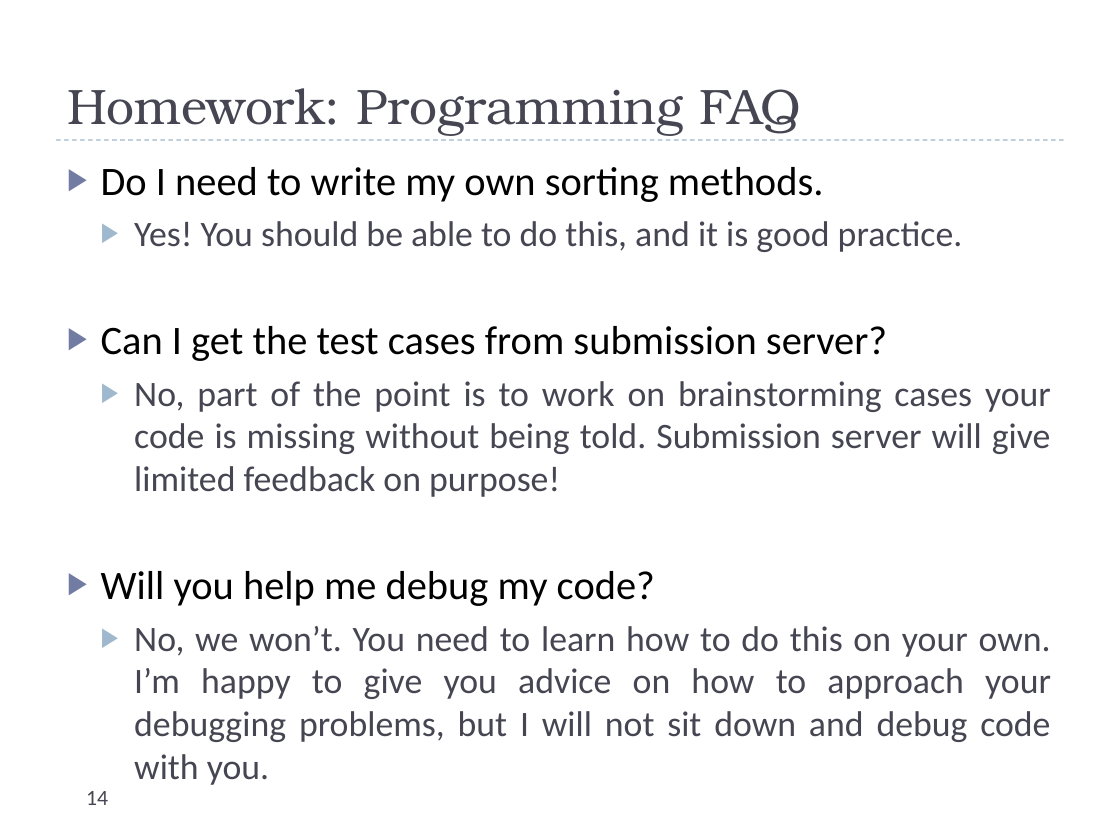
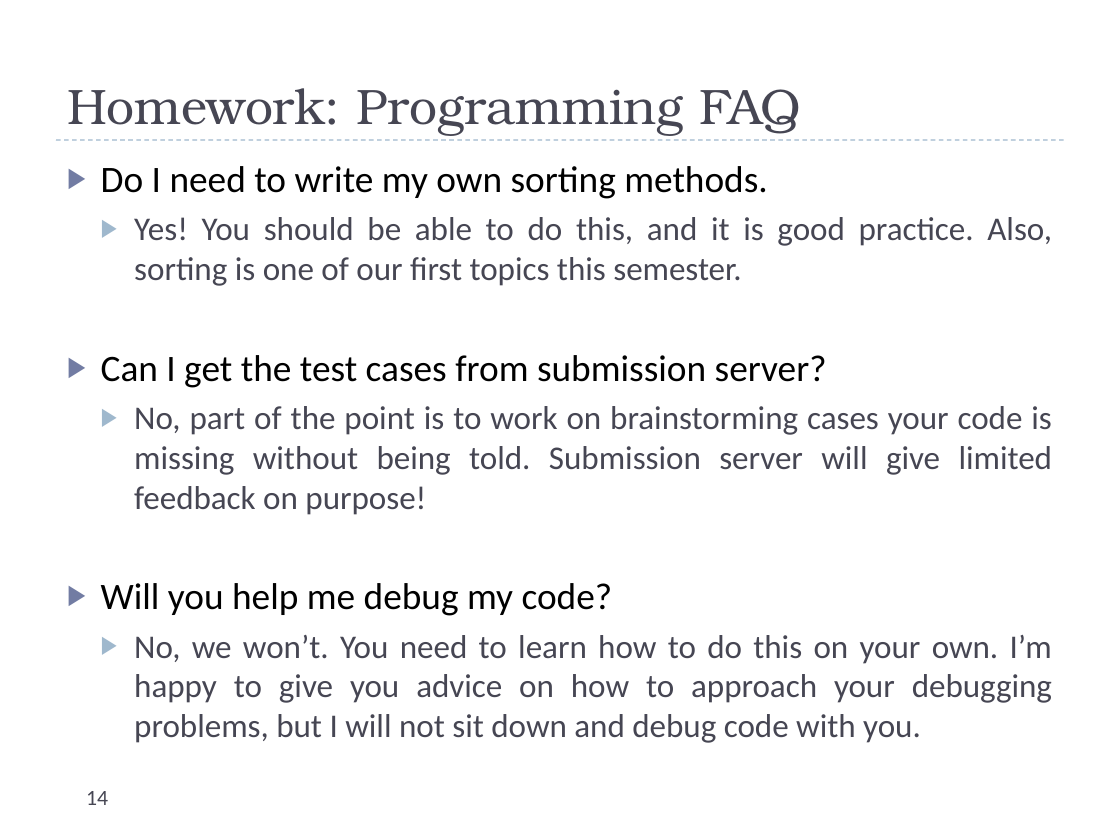
Before and after one commit to uva-cs/cs4102-f21, a slide deck: slide 14 of slides/courseintroduction.pptx. Drawn at 1120x840 pixels with LibreOffice and Linux fonts; fonts in the diff are those of the drawing. Boxes give left, top, right and bottom in pixels: in the first picture for what was removed or moved away, otherwise in the second. Text is boxed around its words. In the diff, an @@ line names an element or a change of style, - is before the commit and + after.

```diff
--- a/slides/courseintroduction.pptx
+++ b/slides/courseintroduction.pptx
@@ text at [101, 166, 1053, 743]: size 26 to 24.1 pt in "Do I need to write my own ...", "Can I get the test cases from ...", "Will you help me debug my code?"; size 23 to 21.3 pt in "No, part of the point is to ...", "No, we won’t. You need to learn ..." @@
@@ text at [134, 217, 1052, 286]: text changed; size 23 to 21.3 pt @@
-  ▶ Yes! You should be able to do this, and it is good practice.
+  ▶ Yes! You should be able to do this, and it is good practice. Also, sorting is one of our first topics this semester.
```
Also in this commit, not shown: 3 other slides changed, 1 slide removed, 5 other files.
